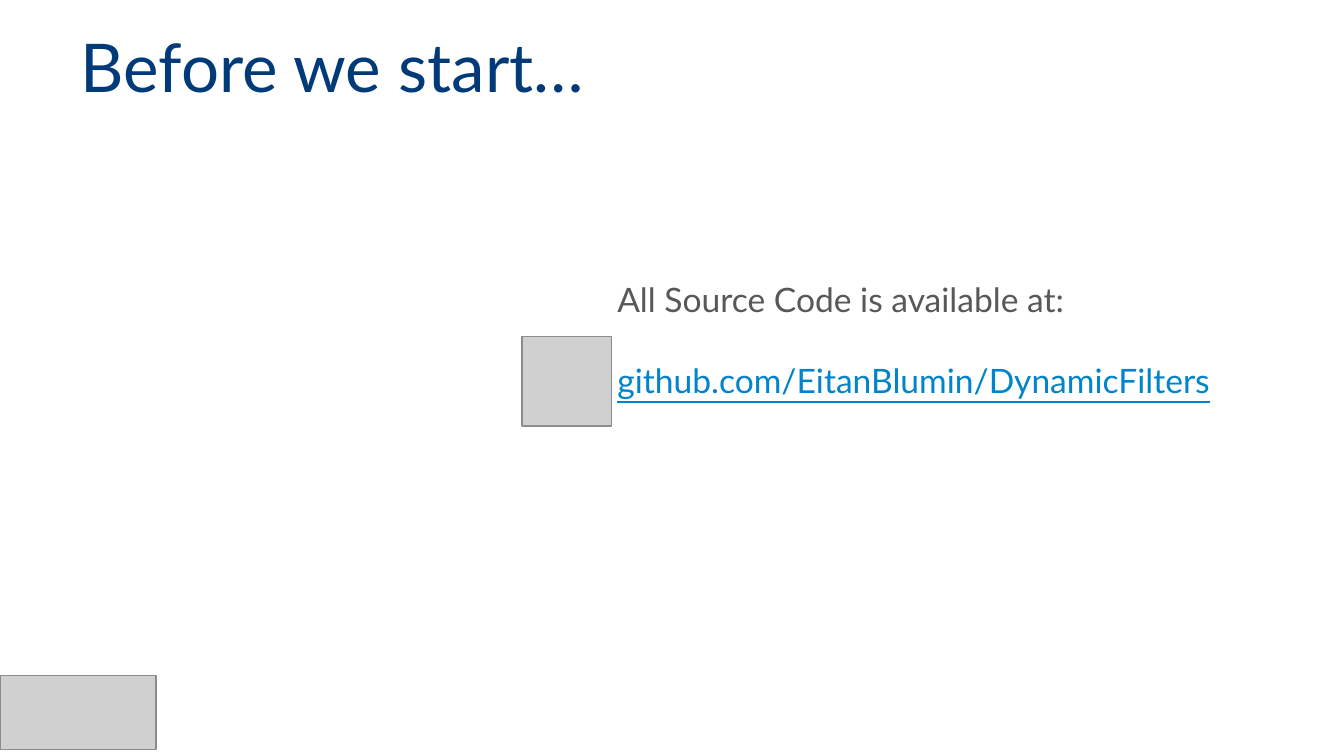
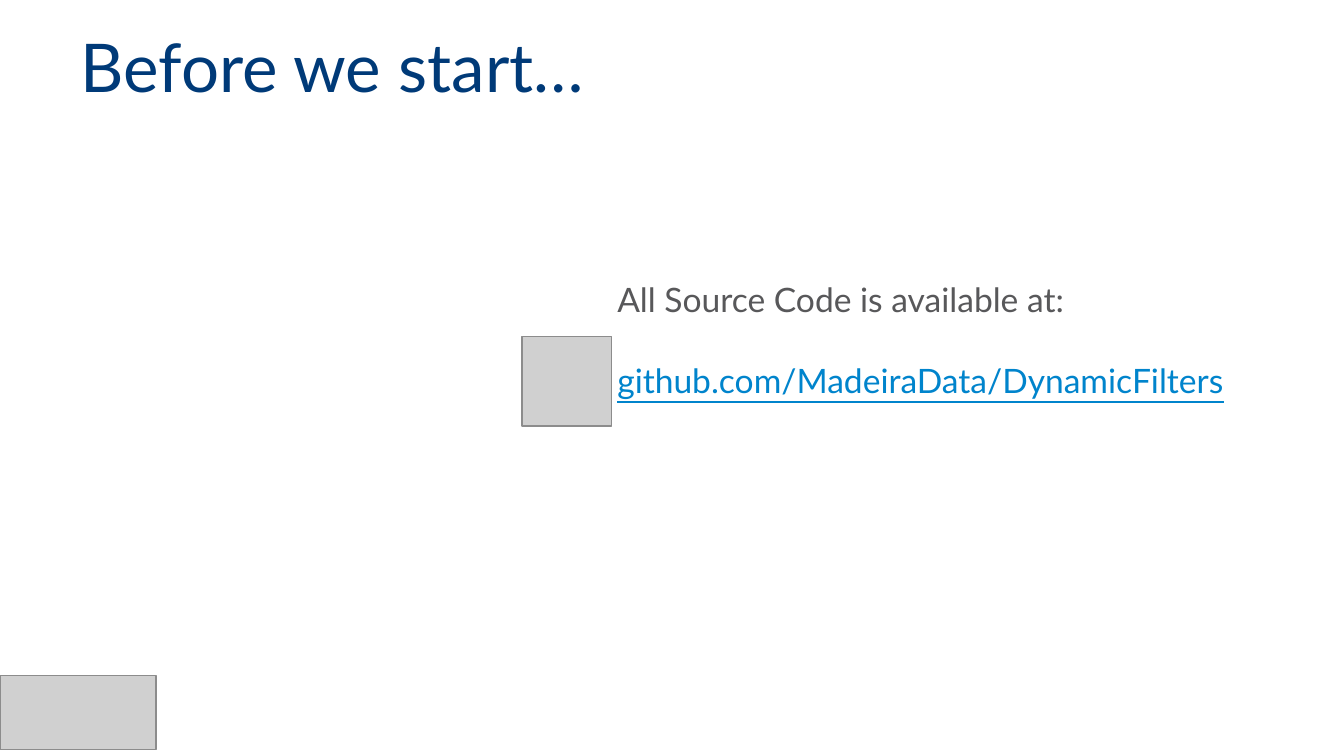
Before and after one commit to MadeiraData/DynamicFilters, a slide deck: slide 4 of DynamicFilters_Presentation_Eng.pptx. Drawn at 1344x756 pixels with LibreOffice and Linux fonts; fonts in the diff are those of the drawing; grey boxes stand for pictures; background and template pictures are left out. Boxes give left, top, right and bottom in pixels: in the first picture for what was removed or moved away, otherwise in the second. Text is boxed around its words. In the diff, an @@ line names an element or a change of style, - is before the commit and + after.

```diff
--- a/DynamicFilters_Presentation_Eng.pptx
+++ b/DynamicFilters_Presentation_Eng.pptx
@@ text at (617,368,1223,399): text changed @@
-github.com/EitanBlumin/DynamicFilters
+github.com/MadeiraData/DynamicFilters
```
Also in this commit, not shown: 9 other slides changed, 1 slide added.
